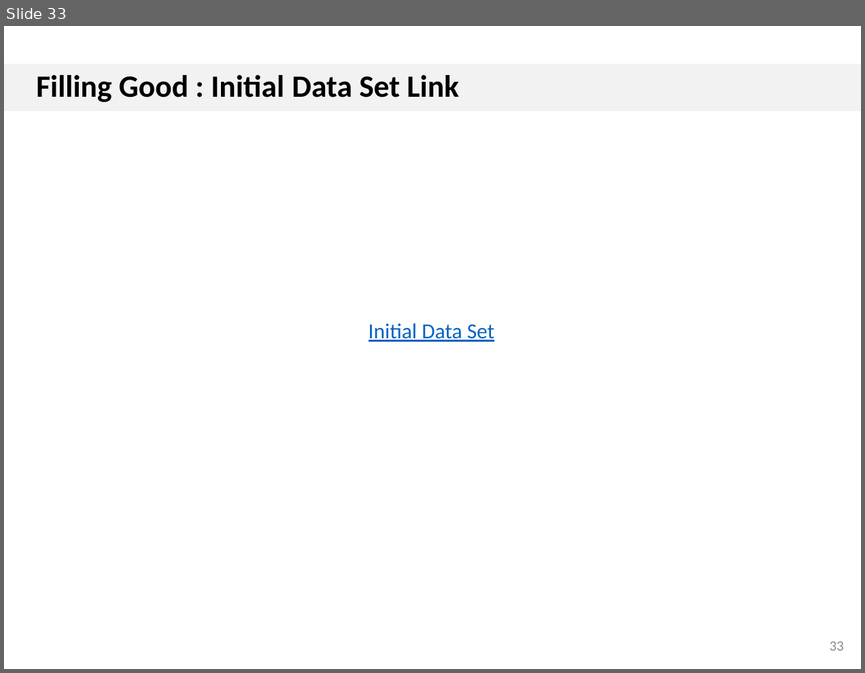
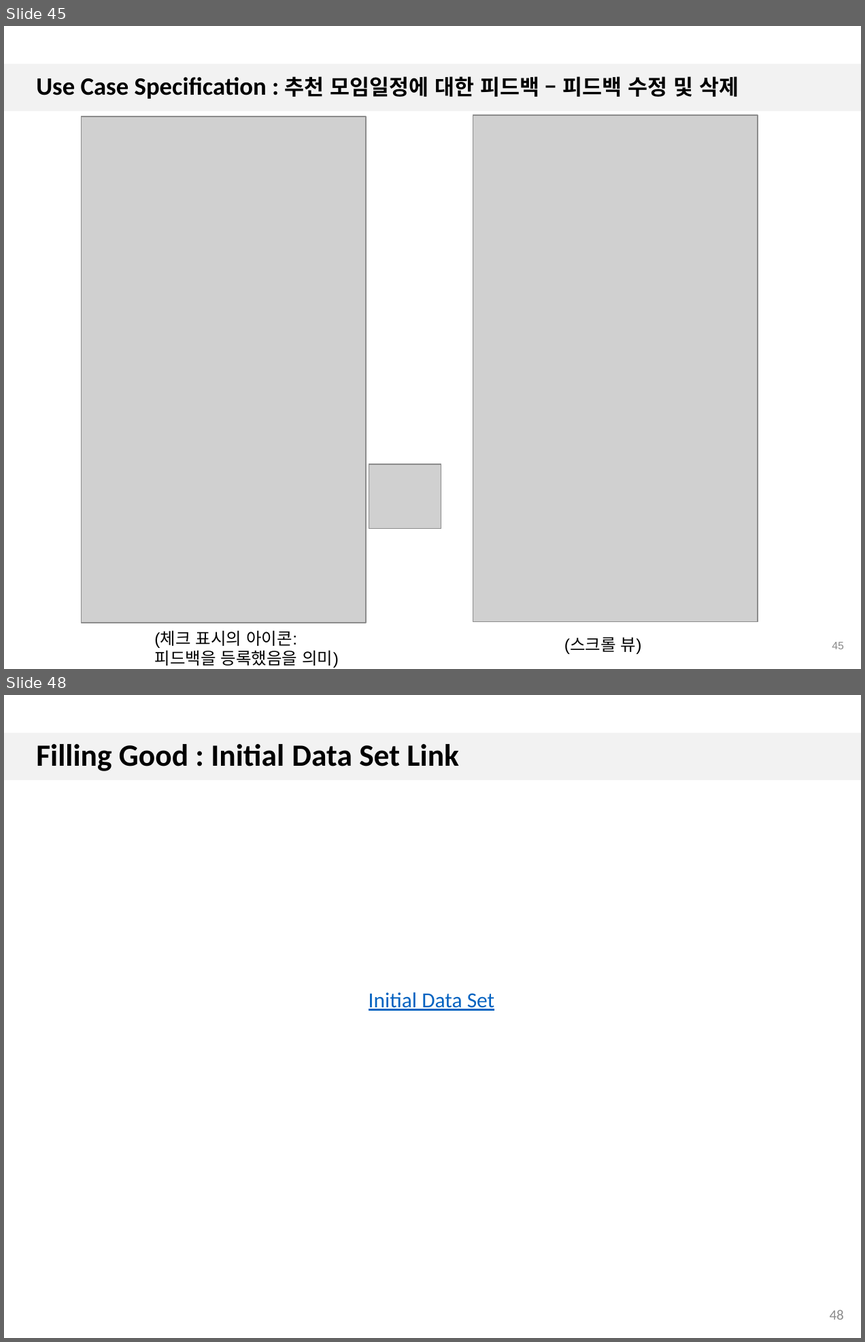
Before and after one commit to 7hong13/FillingGood, a slide deck: SRS/1.3/4팀_일정추천앱_UC_Spec_1.3.pptx. Shown one above the other, each under a label of ours: slide 33 before the commit, slides 45 and 48 after it; the slides between them are not shown. The pictures are 865x673 and 865x1342 pixels, drawn with LibreOffice and Linux fonts; fonts in the diff are those of the drawing; grey boxes stand for pictures; background and template pictures are left out. Boxes give left, top, right and bottom in pixels: in the first picture for what was removed or moved away, otherwise in the second. Text is boxed around its words. In the diff, an @@ line names an element or a change of style, - is before the commit and + after.

Commit message:
12.06 SRS 1.3 수정

```diff
--- a/SRS/1.3/4팀_일정추천앱_UC_Spec_1.3.pptx
+++ b/SRS/1.3/4팀_일정추천앱_UC_Spec_1.3.pptx
@@ slide 45 added at (4, 26, 861, 669), background #FFFFFF; not listed: 1 template element that a slide beside it also shows @@
@@ title added at (36, 76, 738, 99), 21 pt, text #000000, bold @@
+Use Case Specification : 추천 모임일정에 대한 피드백 – 피드백 수정 및 삭제
@@ picture added at (81, 117, 366, 623) @@
@@ picture added at (473, 115, 757, 622) @@
@@ picture added at (369, 464, 442, 528) @@
@@ text added at (154, 630, 339, 667), 14 pt, text #000000 @@
+(체크 표시의 아이콘:
+피드백을 등록했음을 의미)
@@ text added at (564, 637, 642, 654), 14 pt, text #000000 @@
+(스크롤 뷰)
@@ page number added at (832, 641, 844, 649), 9 pt, text #898989 @@
+45
@@ what was slide 33 is now slide 48 @@
@@ page number at (830, 1310, 844, 1319): text changed @@
-33
+48
```
Also in this commit, not shown: 26 slides changed, 14 other slides added, 6 other files.
